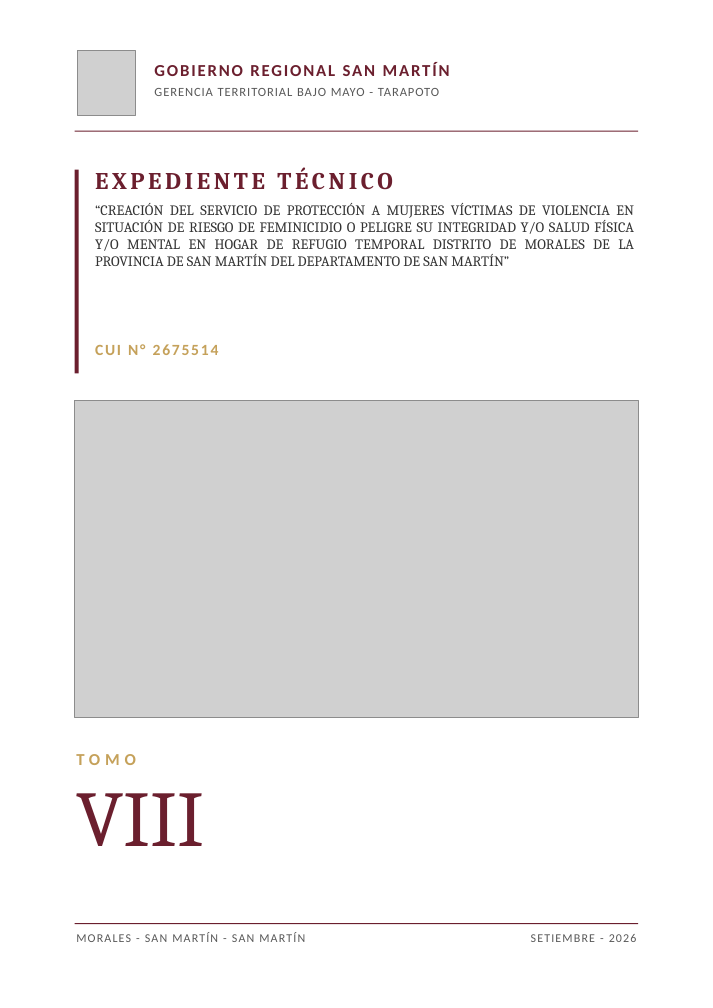
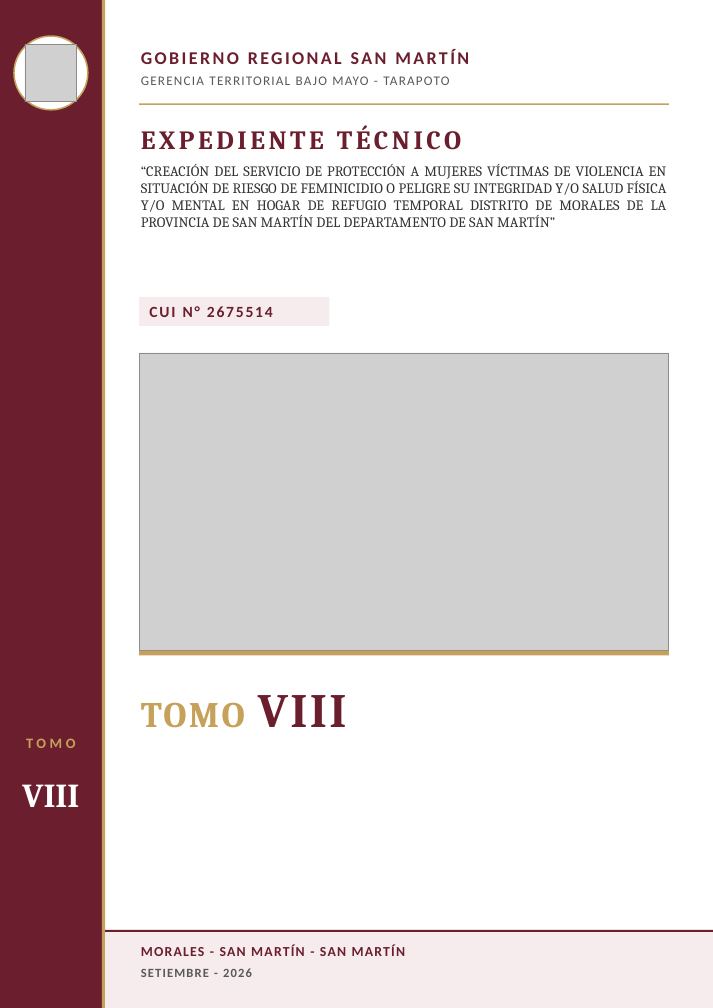
Before and after one commit to josedelcarmenpizarrosuarez10-debug/holaaa, a slide deck: slide 8 of entregables/CARATULAS_TOMOS_I_AL_X_HOGAR_REFUGIO.pptx. Drawn at 713x1008 pixels with LibreOffice and Linux fonts; fonts in the diff are those of the drawing; grey boxes stand for pictures. Boxes give left, top, right and bottom in pixels: in the first picture for what was removed or moved away, otherwise in the second. Text is boxed around its words. In the diff, an @@ line names an element or a change of style, - is before the commit and + after.

```diff
--- a/entregables/CARATULAS_TOMOS_I_AL_X_HOGAR_REFUGIO.pptx
+++ b/entregables/CARATULAS_TOMOS_I_AL_X_HOGAR_REFUGIO.pptx
@@ rectangle added at bbox=[0, 0, 102, 1008], fill #6B1F2E @@
@@ rectangle added at bbox=[102, 0, 105, 1008], fill #C5A15A @@
@@ ellipse added at bbox=[14, 36, 88, 110], fill #FFFFFF, outline #C5A15A 1.25 pt @@
@@ picture: place and size @@
-picture at bbox=[78, 51, 135, 116]
+picture at bbox=[25, 44, 77, 102]
@@ text "GOBIERNO REGIONAL SAN MARTÍN": place and size @@
-text "GOBIERNO REGIONAL SAN MARTÍN" at bbox=[153, 59, 638, 85]
+text "GOBIERNO REGIONAL SAN MARTÍN" at bbox=[141, 49, 469, 64]
@@ text "GOBIERNO REGIONAL SAN MARTÍN" at bbox=[141, 49, 469, 64]: size 14 to 15 pt, letter spacing 1.5 to 2 pt @@
@@ text "GERENCIA TERRITORIAL BAJO MAYO - ...": place and size @@
-text "GERENCIA TERRITORIAL BAJO MAYO - ..." at bbox=[154, 88, 439, 96]
+text "GERENCIA TERRITORIAL BAJO MAYO - ..." at bbox=[141, 76, 449, 85]
@@ text "GERENCIA TERRITORIAL BAJO MAYO - ..." at bbox=[141, 76, 449, 85]: size 10.5 to 11 pt, letter spacing 0.8 to 1 pt @@
@@ rectangle: place and size @@
-rectangle at bbox=[75, 131, 639, 132]
+rectangle at bbox=[139, 103, 668, 105]
@@ rectangle at bbox=[139, 103, 668, 105]: fill #6B1F2E to #C5A15A @@
@@ text "EXPEDIENTE TÉCNICO": place and size @@
-text "EXPEDIENTE TÉCNICO" at bbox=[95, 167, 392, 190]
+text "EXPEDIENTE TÉCNICO" at bbox=[141, 125, 461, 150]
@@ text "EXPEDIENTE TÉCNICO" at bbox=[141, 125, 461, 150]: size 20 to 22 pt @@
@@ rectangle removed at bbox=[75, 170, 79, 373] @@
@@ text "“CREACIÓN DEL SERVICIO DE PROTECCIÓN ..." rewrapped from bbox=[95, 203, 634, 266] to bbox=[141, 164, 667, 227] @@
@@ rectangle added at bbox=[139, 297, 328, 325], fill #F6ECEE @@
@@ text "CUI N° 2675514": place and size @@
-text "CUI N° 2675514" at bbox=[95, 344, 219, 355]
+text "CUI N° 2675514" at bbox=[149, 306, 273, 317]
@@ text "CUI N° 2675514" at bbox=[149, 306, 273, 317]: text colour #C5A15A to #6B1F2E; vertical alignment top to middle @@
@@ picture: place and size @@
-picture at bbox=[75, 401, 639, 718]
+picture at bbox=[139, 353, 668, 650]
@@ rectangle added at bbox=[139, 651, 668, 656], fill #C5A15A @@
@@ text added at bbox=[141, 695, 347, 728], 30 pt, text #C5A15A, bold @@
+TOMO VIII
@@ text "TOMO": place and size @@
-text "TOMO" at bbox=[76, 754, 136, 765]
+text "TOMO" at bbox=[26, 738, 75, 748]
@@ text "TOMO" at bbox=[26, 738, 75, 748]: size 14 to 12 pt, letter spacing 4 to 3 pt; alignment left to centre @@
@@ text "VIII": place and size @@
-text "VIII" at bbox=[76, 793, 205, 846]
+text "VIII" at bbox=[22, 784, 79, 807]
@@ text "VIII" at bbox=[22, 784, 79, 807]: size 66 to 28 pt, text colour #6B1F2E to #FFFFFF, bold on; alignment left to centre; vertical alignment top to middle @@
@@ rectangle: place and size @@
-rectangle at bbox=[75, 923, 639, 924]
+rectangle at bbox=[105, 930, 713, 932]
@@ rectangle added at bbox=[105, 930, 713, 1008], fill #F6ECEE @@
@@ text "MORALES - SAN MARTÍN - ...": place and size @@
-text "MORALES - SAN MARTÍN - ..." at bbox=[76, 932, 305, 942]
+text "MORALES - SAN MARTÍN - ..." at bbox=[141, 944, 406, 956]
@@ text "MORALES - SAN MARTÍN - ..." at bbox=[141, 944, 406, 956]: size 10 to 11.5 pt, text colour #595959 to #6B1F2E, bold on @@
@@ text "SETIEMBRE - 2026": place and size @@
-text "SETIEMBRE - 2026" at bbox=[531, 934, 637, 942]
+text "SETIEMBRE - 2026" at bbox=[141, 968, 252, 977]
@@ text "SETIEMBRE - 2026" at bbox=[141, 968, 252, 977]: size 10 to 10.5 pt, bold on; alignment right to left @@
```
Also in this commit, not shown: 9 other slides changed, 8 other files.
